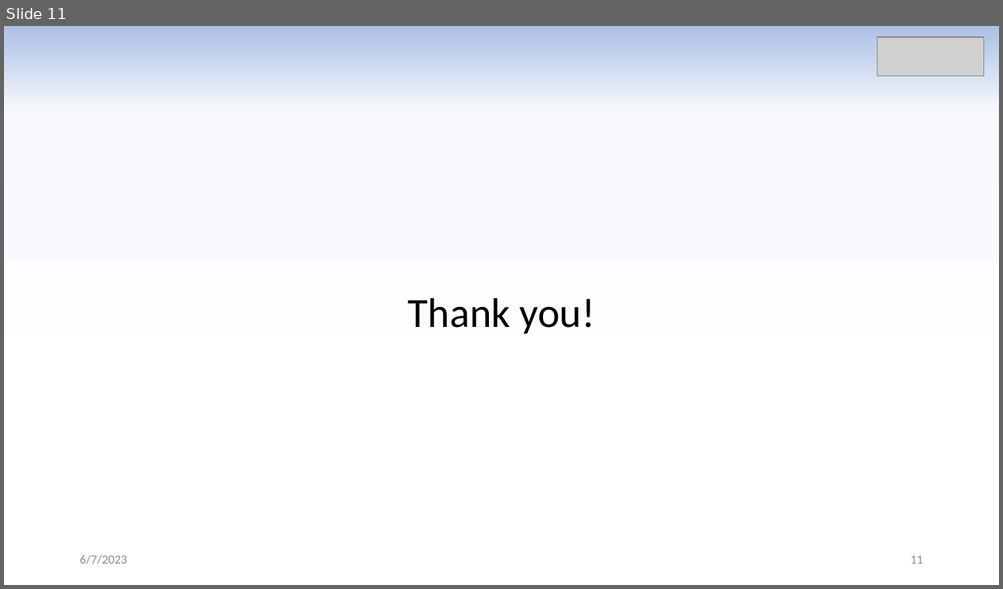
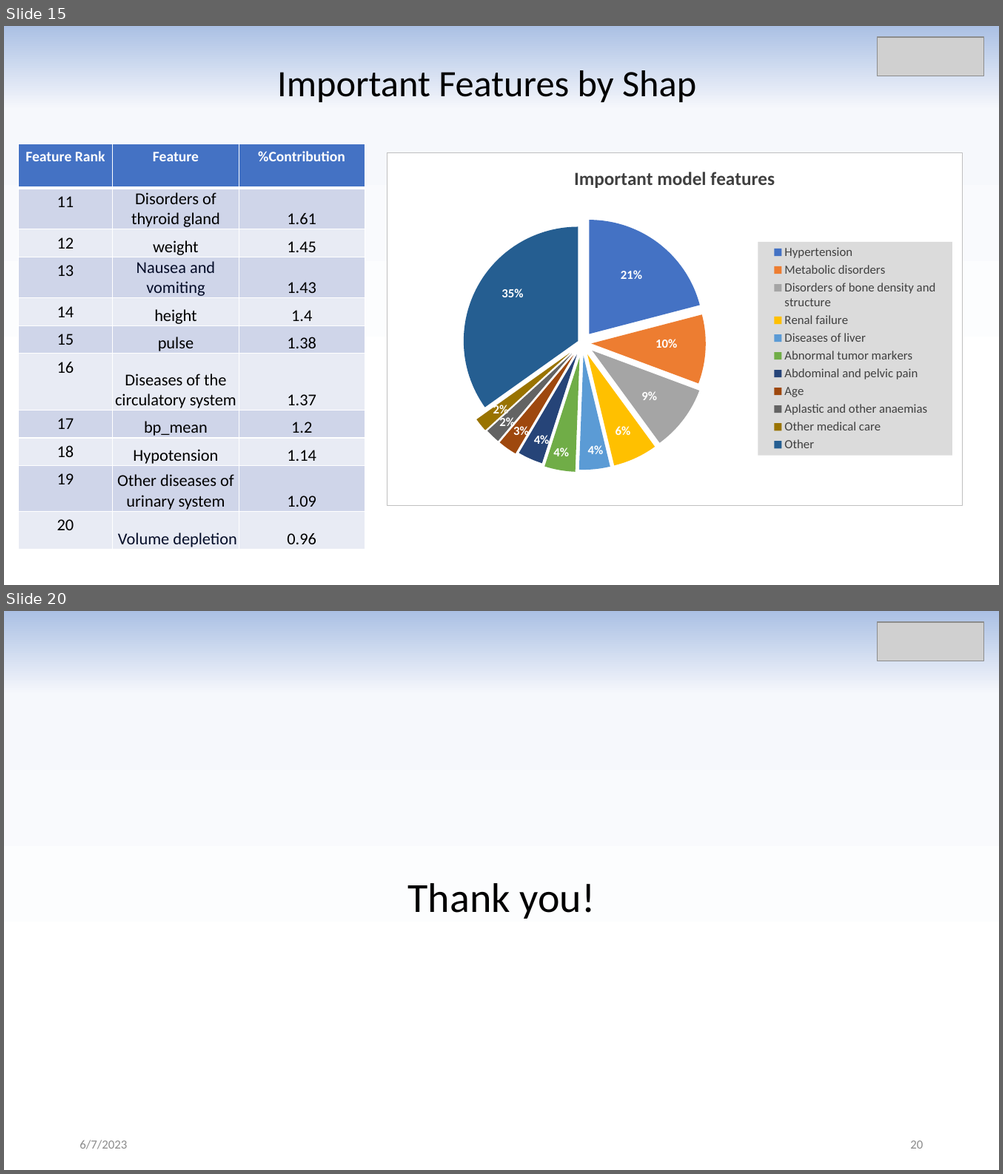
Before and after one commit to m-faisalshahid/AI, a slide deck: Diabetes Type 2 Prediction.pptx. Shown one above the other, each under a label of ours: slide 11 before the commit, slides 15 and 20 after it; the slides between them are not shown. The pictures are 1003x589 and 1003x1174 pixels, drawn with LibreOffice and Linux fonts; fonts in the diff are those of the drawing; grey boxes stand for pictures. Boxes give left, top, right and bottom in pixels: in the first picture for what was removed or moved away, otherwise in the second. Text is boxed around its words. In the diff, an @@ line names an element or a change of style, - is before the commit and + after.

```diff
--- a/Diabetes Type 2 Prediction.pptx
+++ b/Diabetes Type 2 Prediction.pptx
@@ slide 15 added at (x1=4, y1=26, x2=999, y2=585), background gradient #ABC0E4 to #F6F8FC to #FFFFFF @@
@@ picture added at (x1=877, y1=37, x2=983, y2=76) @@
@@ text added at (x1=277, y1=70, x2=696, y2=102), 36 pt, text #000000 @@
+Important Features by Shap
@@ table added at (x1=18, y1=144, x2=365, y2=551), 11 rows, 3 columns @@
+Feature Rank | Feature | %Contribution
+11 | Disorders of thyroid gland | 1.61
+12 | weight | 1.45
+13 | Nausea and vomiting | 1.43
+14 | height | 1.4
+15 | pulse | 1.38
+16 | Diseases of the circulatory system | 1.37
+17 | bp_mean | 1.2
+18 | Hypotension | 1.14
+19 | Other diseases of urinary system | 1.09
+20 | Volume depletion | 0.96
@@ pie chart added at (x1=387, y1=152, x2=963, y2=506) @@
+title "Important model features "
+categories: Hypertension, Metabolic disorders, Disorders of bone density and structure, Renal failure, Diseases of liver, Abnormal tumor markers, Abdominal and pelvic pain, Age, Aplastic and other anaemias, Other medical care, Other
+Series 1: 21, 10, 9, 6, 4, 4, 4, 3, 2, 2, 35
@@ what was slide 11 is now slide 20 @@
@@ page number at (x1=910, y1=1141, x2=922, y2=1149): text changed @@
-11
+20
```
Also in this commit, not shown: 9 slides changed, 8 other slides added, 1 slide removed.
